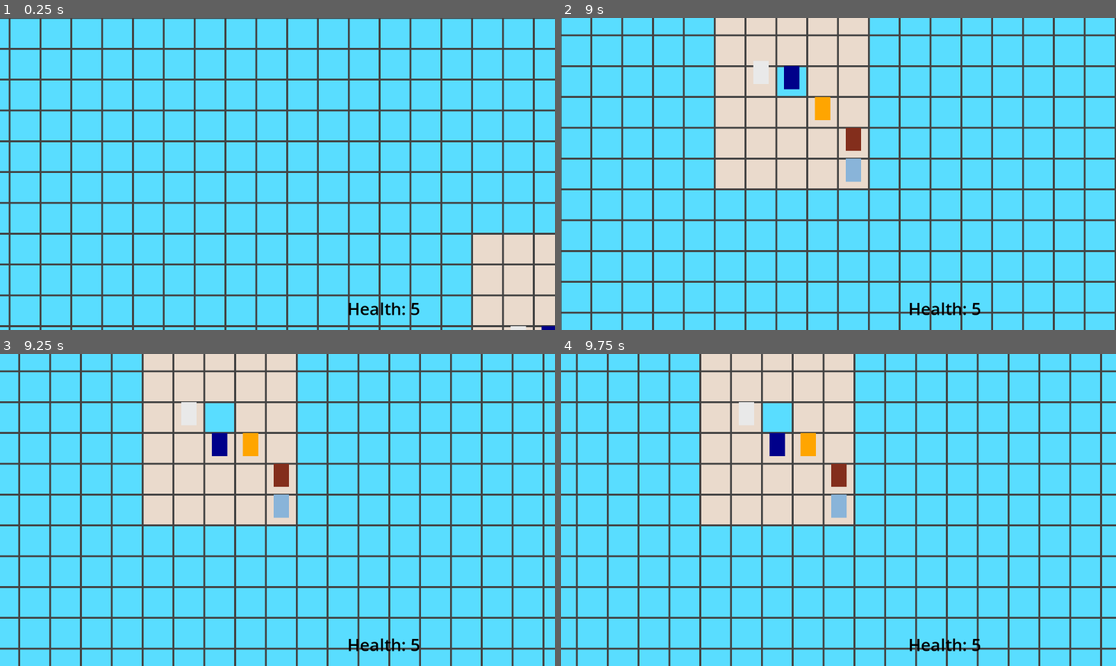
Above: before the commit, frames 1-4 (two rows, left to right).
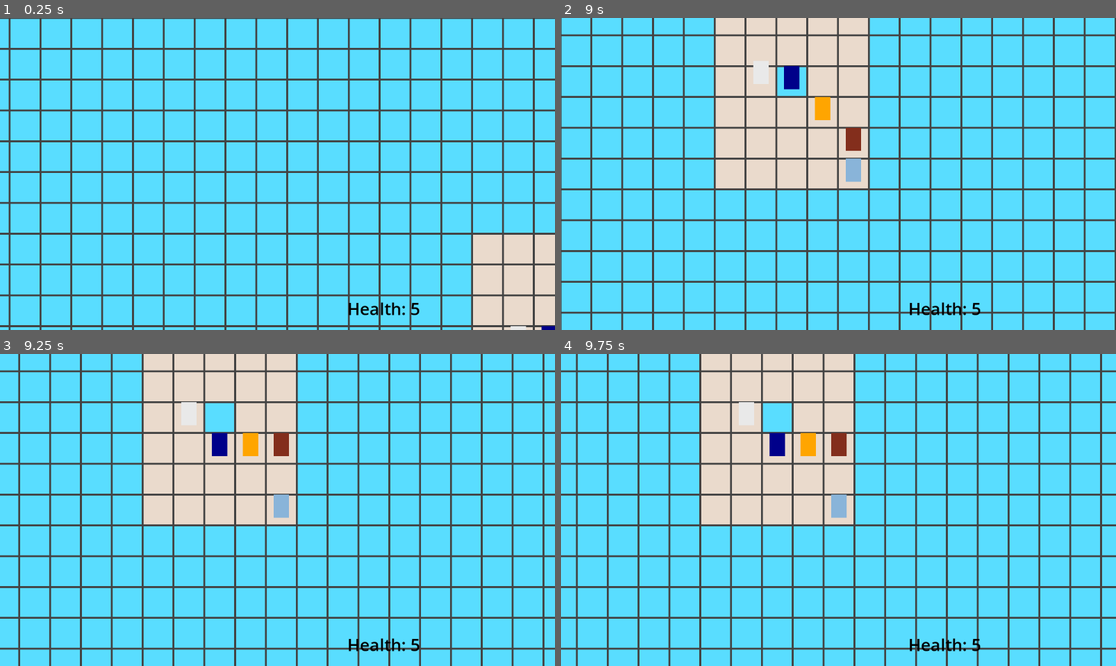
Above: after the commit, the same moments.

Repository: markus-akerlund-larsson/Squaro
Game: Godot game, scene res://game.tscn
Same seed, same stepped clock (60 frames per second), same inputs: the game is played once before the commit and once after it.
Inputs (mouse positions are in pixels of both pictures, inside the frame that each line leads up to):
- Up to frame 1 (0.25 s): no input
- Up to frame 2 (9 s): move the mouse to (810, 236) at 0.52 s; press the mouse at (810, 236) at 0.53 s; move the mouse to (1005, 220) at 1.27 s; release the mouse at (1005, 220) at 1.28 s; click (1005, 220) at 1.35 s; tap Enter at 2, 4.25, 5.75 s; move the mouse to (672, 127) at 2.02 s; press the mouse at (672, 127) at 2.03 s; tap Space at 2.75, 5, 6.5 s; move the mouse to (866, 174) at 2.77 s; release the mouse at (866, 174) at 2.78 s; click (866, 174) at 2.85 s; move the mouse to (755, 96) at 3.52 s; press the mouse at (755, 96) at 3.53 s; move the mouse to (960, 158) at 4.27 s; release the mouse at (960, 158) at 4.28 s; click (960, 158) at 4.35 s; move the mouse to (727, 189) at 5.02 s; press the mouse at (727, 189) at 5.03 s; move the mouse to (894, 105) at 5.77 s; release the mouse at (894, 105) at 5.78 s; click (894, 105) at 5.85 s; move the mouse to (810, 236) at 6.52 s; press the mouse at (810, 236) at 6.53 s; move the mouse to (1005, 220) at 7.27 s; release the mouse at (1005, 220) at 7.28 s; click (1005, 220) at 7.35 s; move the mouse to (672, 127) at 8.02 s; press the mouse at (672, 127) at 8.03 s; move the mouse to (866, 174) at 8.77 s; release the mouse at (866, 174) at 8.78 s; click (866, 174) at 8.85 s
- Up to frame 3 (9.25 s): no input
- Up to frame 4 (9.75 s): move the mouse to (755, 432) at 9.52 s; press the mouse at (755, 432) at 9.53 s

Frames 1-2 are identical in both runs. In frame 3, 0.4% of the frame differs, in the area x 49-53%, y 25-43%; in frame 4, 0.4%, in the area x 48-52%, y 25-43%.

Commit message:
Nicer logic for flying and statuses

Diff:
--- a/game_rules/game_rules.gd
+++ b/game_rules/game_rules.gd
@@ -84,22 +84,20 @@
 	for enemy: Enemy in state.enemies:
 		# Enemy turn logic goes here
 
-		var dir = _select_enemy_dir(state, enemy)
+		var moves = 1
+		if enemy.tag.has(Enemy.Tag.FLYING):
+			moves = 2
+		if (enemy.status.has(Enemy.Status.RESTING)
+			or enemy.status.has(Enemy.Status.BUMPED)
+			or enemy.status.has(Enemy.Status.FROZEN)):
+			moves = 0
 
 		if Map.gridDistance(state.player.position, enemy.position) == 1:
 			actions.append_array(_enemy_attack(state, enemy))
 
-		if enemy.status.has(Enemy.Status.RESTING):
-			dir = Vector2i.ZERO
-
-		if _valid_enemy_move(state, enemy, enemy.position+dir) and not enemy.status.has(Enemy.Status.BUMPED):
-			enemy.position += dir
-			actions.append(MoveAction.new(enemy.id, enemy.position))
-
-		if enemy.tag.has(Enemy.Tag.FLYING) and not enemy.status.has(Enemy.Status.BUMPED):
-			dir = _select_enemy_dir(state, enemy)
+		for move in moves:
+			var dir = _select_enemy_dir(state, enemy)
 			if _valid_enemy_move(state, enemy, enemy.position+dir):
-				print(str(dir))
 				enemy.position += dir
 				actions.append(MoveAction.new(enemy.id, enemy.position))
 
